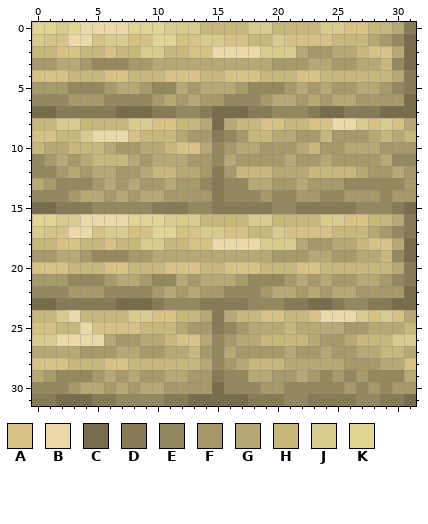
A pixel-art sprite gets an edit: Medival_pack/textures/blocks/planks_birch.png. Above: the version before the commit.
The file is 32x32 pixels. Colours within 5 levels of each other are drawn and written as one.
Palette (. is transparent): A #d7c185  B #ebd9a9  C #776c4b  D #877b55  E #95885e  F #a7996a  G #b8a875  H #c8b77a  J #d7cb8d  K #e1d594
Pixels before, first column x 0:
 0 KKJKBBBBKKKJJJHHHHJJHHHHJJAAHHGD
 1 JAABBAJJAAKKAAJJAAHHJAAAAHHHGFEC
 2 HHAAHHAHHJJHHAABBBBJJJGFFGGHAAGC
 3 FFGGFEEEFFGGGGGGGGGGFFFGGFFGGHEC
 4 AAAHHHAAHHHAAAHHAAAHHHAAHHHHHHGD
 5 FFFEEEFGGFEEGFGGGFEEEFGFGFFGGFED
 6 EEEFFFEEEEFGFGFFEEEFGGFGFGGFFFFC
 7 CCDDDDDCCCDDEEDCCCDDEEEDCCDDDCCC
 8 HHJJHHHHJJAAHHGCGHHAAHHAABBJAJAG
 9 AAHHJBBBAHHHGFFDEFHHGGFFHFFFGHGH
10 HGGHHHGFFGGHAAGEFGGFFFGHFFGGGFFF
11 EFGFGHHHGFGGGFFEGFFFFGFFGFFFFGEE
12 EEFGFGGFFGHHGGFDFHHHGGGHHHHGFFGF
13 GFEEEFGFGFFGFFEDEEGGFFGFFFEEEEEF
14 EEEFGGFGFGGFFFFDEEEFEEFFEEFFFEFF
15 CCDDDEEEEEDDDEEDDDDDEEDDDDDEEEDC
16 KKJJBBBBKKKJJJHHHHJJHHHHJJAAHHGD
17 JAABBAJJAAKKAAJJAAHHJAAAAHHHGFED
18 HHAAHHAHHJJHHAABBBBJJJGFFGGHAAGC
19 FFGGFEEEFFGGGGGGGGGGFFFGGFFGGHEC
20 AAAHHHAAHHHAAAHHAAAHHHAAHHHHHHGD
21 FFFEEEFGGFEEGFGGGFEEEFGFGFFGGFED
22 EEEFFFEEEEFGFGFFEEEFGGFGFGGFFFFC
23 CCDDDDDCCCDEEEDDDDEEEDDCCDEEDDCC
24 HHJBHHHHJJAAHHGDGHHAAHHABBBJAJAG
25 AAHHBAAAAHHHGFFDEFGGGHGGGGFFGGGH
26 JJBBBBGFFGGHAAGEFGGHHHHGFFGHHHJJ
27 GGGGFFFGGFFGGHFEGFFFFGFFGFFGGHHG
28 AAAHHHAAHHHHHHGEFGHHHGGGGGFFFGGA
29 GFEEEFGFGFFGGFFDEEGGFFGFEFEFEEEG
30 EEEFGGFGFGGFFFFCEEEFFEEEEEFEFEFF
31 DDCCCDDEEEEDDCCCCCDDDEEDDDDEEDDC
New version:
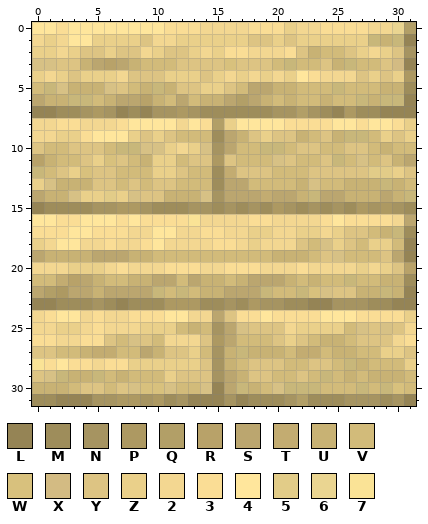
Colours new in this view: L #958455  M #9e8d5b  N #a69461  P #ad9962  Q #b29f67  R #b8a269  S #bba66f  T #c3ac71  U #c8b274  V #d2bb7a  W #d8c17d  X #d3bb83  Y #ddc483  Z #ead08a  2 #f3d791  3 #fadd95  4 #ffe69c  5 #e2cc88  6 #ead591  7 #fae396
Changes in this commit:
Changed rows in their new state; - is an unchanged pixel.
first column x 0:
 0 443444444443332222333Z223333226Q
 1 2Z244ZZZZY22ZZZZZZYYZYZZZZZZHUHL
 2 ZZ2ZYYZYY2ZYYZ2Z332223YUVVYZ2ZYN
 3 AAYYUSRSUVVVYYYYWYYYVHVVYUHVVYXL
 4 Z2ZYZZZ2YYYZZZYZ2Z2Z2Z43222YZYZP
 5 VHAUUUAYVUHUYYZZYVSSUUVVVHVVVUUM
 6 SUUHHVUSSRUVSVUUSQSUVUVVUVVHUHHL
 7 LLMMNPNLMLNNPNMMMMMMNNQNMLPMMLLL
 8 223322234444243QZ44443333443443Z
 9 22ZZ3444ZYZYVVVMSUYZYYUVYUHHVZYZ
10 YVVYYYVHHAAZ2ZANSVVHHVYYVVYYVUVV
11 RUVVYZWYVUZZVYYPYVVVAYVVYHVAVYUS
12 HVYZWYYVVVZZYVVMTYYYVVVYYYYY55ZY
13 ZAUUUYYVYVYYVVVMSSVVVVUAVVUUUHUV
14 SUUAZZ5ZAYYUUUANSSSTSSUHSSUUUSUH
15 LMMMMNNPPNMMMNNMNMNMPNMNMNMPNPNM
16 4433444343333722223322223433332S
17 333443332244223322ZZ22ZZ2ZYYVUHM
18 Z24422322342222332Z222YVAZYVZZVL
19 SUUUUSSSUUVVVVVVVVVVUUUVYAVVVYSL
20 222ZZZ232223332233322232222Z2ZYR
21 VVTRSUVVUUSSVSUUVUSSSUVUVVHVVUUM
22 SQPSSUSSSSHVHVUUSSSHVVHWAYYUUHUL
23 LLMMMNMLMMMPPPMMNMPNNMMLLNNNMMLL
24 234423223334422SY33433334443333Z
25 22ZZ23222ZZZVUVNSAYYY2ZZZZVAYAY2
26 332233YVAYV222YPSVVVYZYVUUVYYY23
27 YYVVUTTVVSUYYZVNUHUUUVTTVUUVVZZY
28 73433233ZZZZZZYNUVYYYVVYYVHUVVVZ
29 YAHUUHVUVVVZYYYNSUYYVVYVHVUVUUUV
30 UUUVYYVYAWWAVVALSHUVAHHHVVVHVHWV
31 MMLLLNNPPNPMNLLLNLMMMNQMMMNNNMNL
Where, in picture pixels (left, top, right, bottom), the same in both pictures:
changed: (32, 22, 416, 406)
